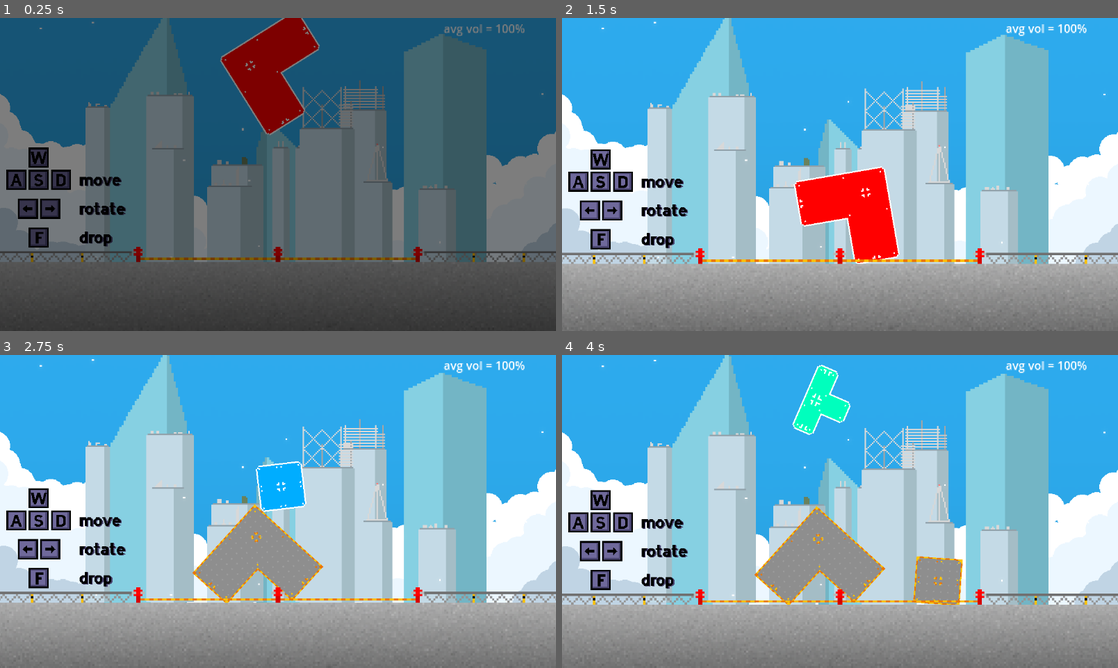
Above: before the commit, frames 1-4 (two rows, left to right).
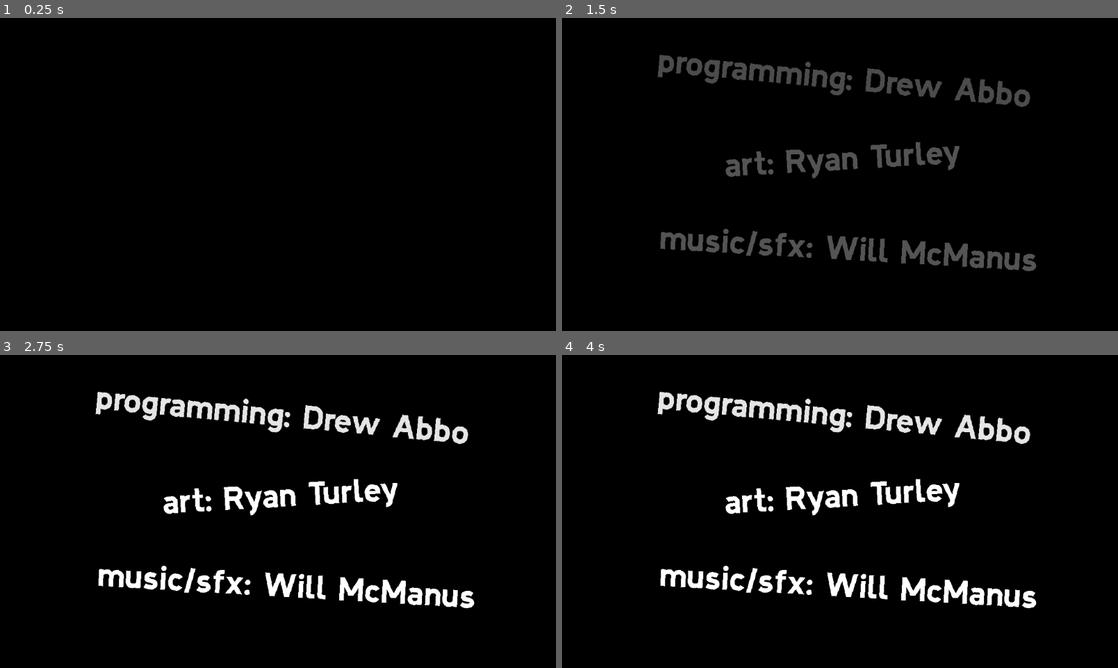
Above: after the commit, the same moments.

Repository: drew-abbo/gmtk_game_jam_game
Game: Godot game, scene res://game_intro.tscn
Same seed, same stepped clock (60 frames per second), same inputs: the game is played once before the commit and once after it. Before the commit the project starts from res://game.tscn.
Inputs:
- Up to frame 1 (0.25 s): no input
- Up to frame 2 (1.5 s): hold D (move_right) 0.53-1.28 s; tap F (drop_piece) at 0.6, 1.35 s; hold S (move_down) from 1.28 s (still down)
- Up to frame 3 (2.75 s): release S (move_down) at 2.03 s; hold D (move_right) from 2.03 s (still down); tap F (drop_piece) at 2.1 s
- Up to frame 4 (4 s): release D (move_right) at 2.78 s; hold W (move_up) 2.78-3.53 s; tap F (drop_piece) at 2.85, 3.6 s; hold A (move_left) from 3.53 s (still down)

The runs differ from the first frame. In frame 1, 99% of the frame differs, in the area x 0-100%, y 0-100%; in frame 2, 99%; in frame 3, 99%; in frame 4, 99%.

Commit message:
added game intro

Diff:
--- a/game.gd
+++ b/game.gd
@@ -109,9 +109,9 @@
 	main_camera.position = camera_start_position
 
 	# start a timer to reset the scene tree
-	# timer takes 3 seconds, fade out takes 0.5
 	game_over_delay_timer.start()
-	fade_in_fade_out.schedule_fade_to_black(2.5)
+	fade_in_fade_out.schedule_fade_to_black(
+			game_over_delay_timer.wait_time - fade_in_fade_out.fade_time)
 
 
 ## Spawns a new building piece for the player
--- /dev/null
+++ b/game_intro.gd
@@ -0,0 +1,25 @@
+extends Node2D
+
+@onready var timer: Timer = $SwitchSceneTimer
+@onready var fade_in_fade_out: FadeInFadeOut = $FadeInFadeOut
+
+const PRE_DELAY: float = 1
+const POST_DELAY: float = 1
+
+var _fade_in_done: bool = false
+
+
+func _ready() -> void:
+	fade_in_fade_out.schedule_fade_from_black(PRE_DELAY)
+
+
+func _on_timer_timeout() -> void:
+	print("!")
+	get_tree().change_scene_to_file("res://game.tscn")
+
+
+func _on_fade_in_fade_out_fade_completed() -> void:
+	if not _fade_in_done:
+		_fade_in_done = true
+		fade_in_fade_out.schedule_fade_to_black(
+				timer.time_left - fade_in_fade_out.fade_time - POST_DELAY)
--- /dev/null
+++ b/game_intro.tscn
@@ -0,0 +1,69 @@
+[gd_scene load_steps=6 format=3 uid="uid://clqtiqgrbejj1"]
+
+[ext_resource type="Script" path="res://game_intro.gd" id="1_70v4e"]
+[ext_resource type="PackedScene" uid="uid://drbn1y7gxi1rk" path="res://FadeInFadeOut/fade_in_fade_out.tscn" id="2_isp5j"]
+[ext_resource type="FontFile" uid="uid://br1ixhy03bvxk" path="res://QuarryDigger-Regular.ttf" id="3_hirit"]
+
+[sub_resource type="Gradient" id="Gradient_i4maw"]
+colors = PackedColorArray(0, 0, 0, 1, 0, 0, 0, 1)
+
+[sub_resource type="GradientTexture2D" id="GradientTexture2D_s06la"]
+gradient = SubResource("Gradient_i4maw")
+
+[node name="GameIntro" type="Node2D"]
+script = ExtResource("1_70v4e")
+
+[node name="Sprite2D" type="Sprite2D" parent="."]
+z_index = -10
+scale = Vector2(19.5938, 11.25)
+texture = SubResource("GradientTexture2D_s06la")
+
+[node name="FadeInFadeOut" parent="." instance=ExtResource("2_isp5j")]
+do_on_ready = 1
+fade_time = 1.5
+
+[node name="Camera2D" type="Camera2D" parent="."]
+
+[node name="SwitchSceneTimer" type="Timer" parent="."]
+wait_time = 8.0
+one_shot = true
+autostart = true
+
+[node name="Label1" type="Label" parent="."]
+offset_left = -374.0
+offset_top = -272.0
+offset_right = 402.0
+offset_bottom = -197.0
+rotation = 0.0950578
+theme_override_colors/font_color = Color(1, 1, 1, 0.898039)
+theme_override_fonts/font = ExtResource("3_hirit")
+theme_override_font_sizes/font_size = 60
+text = "programming: Drew Abbo"
+horizontal_alignment = 1
+
+[node name="Label2" type="Label" parent="."]
+offset_left = -384.0
+offset_top = -46.0
+offset_right = 392.0
+offset_bottom = 29.0
+rotation = -0.0589213
+theme_override_colors/font_color = Color(1, 1, 1, 1)
+theme_override_fonts/font = ExtResource("3_hirit")
+theme_override_font_sizes/font_size = 60
+text = "art: Ryan Turley"
+horizontal_alignment = 1
+
+[node name="Label3" type="Label" parent="."]
+offset_left = -372.0
+offset_top = 95.0
+offset_right = 412.0
+offset_bottom = 170.0
+rotation = 0.0588337
+theme_override_colors/font_color = Color(1, 1, 1, 1)
+theme_override_fonts/font = ExtResource("3_hirit")
+theme_override_font_sizes/font_size = 60
+text = "music/sfx: Will McManus"
+horizontal_alignment = 1
+
+[connection signal="fade_completed" from="FadeInFadeOut" to="." method="_on_fade_in_fade_out_fade_completed"]
+[connection signal="timeout" from="SwitchSceneTimer" to="." method="_on_timer_timeout"]
--- a/project.godot
+++ b/project.godot
@@ -11,7 +11,7 @@
 [application]
 
 config/name="gmtk_game"
-run/main_scene="res://game.tscn"
+run/main_scene="res://game_intro.tscn"
 config/features=PackedStringArray("4.2", "Forward Plus")
 config/icon="res://icon.svg"
 
Binary file added: QuarryDigger-Regular.ttf
Not shown, added: QuarryDigger-Regular.ttf.import
